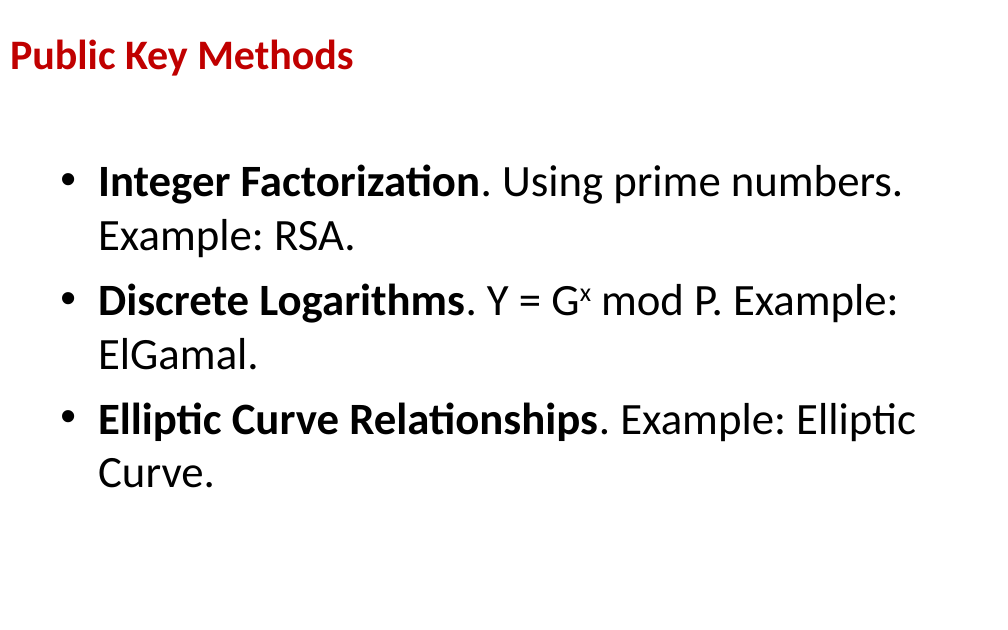
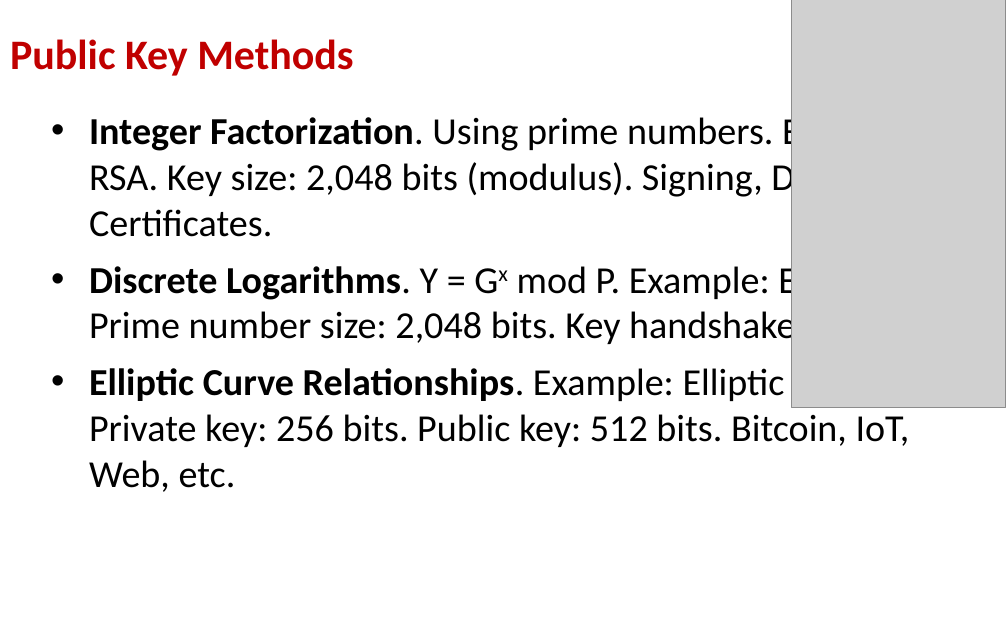
Before and after one commit to billbuchanan/csn09112, a slide deck: slide 4 of week06_public_key/lecture/chapter04_public.ppt. Drawn at 1008x630 pixels with LibreOffice and Linux fonts; fonts in the diff are those of the drawing; grey boxes stand for pictures. Boxes give left, top, right and bottom in pixels: in the first picture for what was removed or moved away, otherwise in the second. Text is boxed around its words. In the diff, an @@ line names an element or a change of style, - is before the commit and + after.

```diff
--- a/week06_public_key/lecture/chapter04_public.ppt
+++ b/week06_public_key/lecture/chapter04_public.ppt
@@ picture added at bbox=[791, 0, 1006, 407] @@
@@ text at bbox=[89, 113, 923, 492]: text changed; size 32 to 27.2 pt @@
-• Integer Factorization. Using prime numbers. Example: RSA.
-• Discrete Logarithms. Y = Gx mod P. Example: ElGamal.
-• Elliptic Curve Relationships. Example: Elliptic Curve.
+• Integer Factorization. Using prime numbers. Example: RSA. Key size: 2,048 bits (modulus). Signing, Digital Certificates.
+• Discrete Logarithms. Y = Gx mod P. Example: ElGamal. Prime number size: 2,048 bits. Key handshake.
+• Elliptic Curve Relationships. Example: Elliptic Curve. Private key: 256 bits. Public key: 512 bits. Bitcoin, IoT, Web, etc.
```
Also in this commit, not shown: 2 other slides changed, 28 other files.
